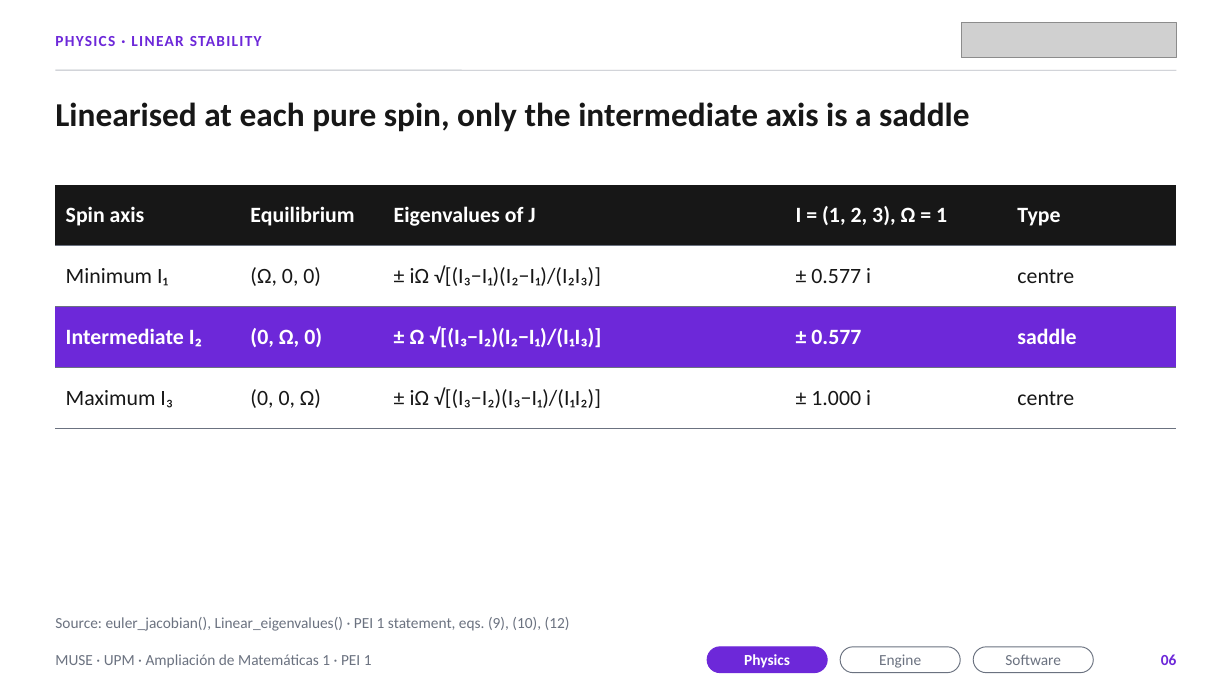
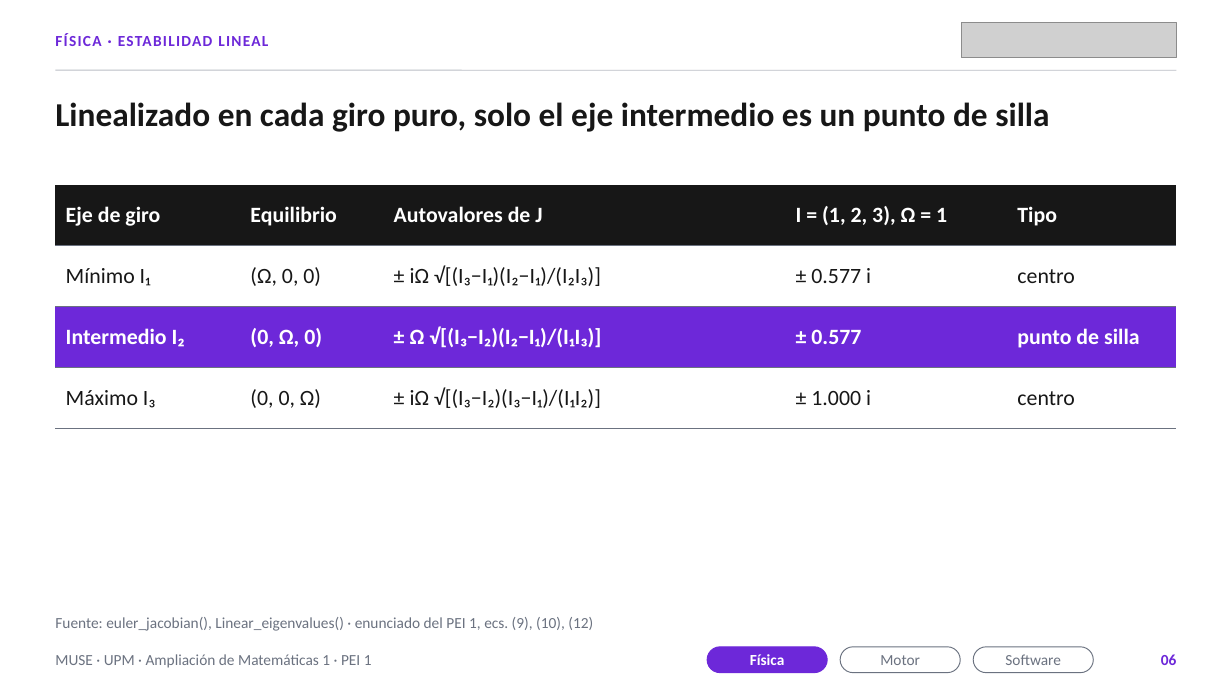
Before and after one commit to MP-19-creator/Grupo3-AmpliacionMatematicas, a slide deck: slide 6 of presentacion/PEI1_final.pptx. Drawn at 1232x693 pixels with LibreOffice and Linux fonts; fonts in the diff are those of the drawing; grey boxes stand for pictures. Boxes give left, top, right and bottom in pixels: in the first picture for what was removed or moved away, otherwise in the second. Text is boxed around its words. In the diff, an @@ line names an element or a change of style, - is before the commit and + after.

```diff
--- a/presentacion/PEI1_final.pptx
+++ b/presentacion/PEI1_final.pptx
@@ text at <box>55,33,268,46</box>: text changed @@
-PHYSICS · LINEAR STABILITY
+FÍSICA · ESTABILIDAD LINEAL
@@ text at <box>55,102,1049,132</box>: text changed @@
-Linearised at each pure spin, only the intermediate axis is a saddle
+Linealizado en cada giro puro, solo el eje intermedio es un punto de silla
@@ table at <box>55,185,1177,429</box> @@
-row 1: Spin axis | Equilibrium | Eigenvalues of J | I = (1, 2, 3), Ω = 1 | Type
+row 1: Eje de giro | Equilibrio | Autovalores de J | I = (1, 2, 3), Ω = 1 | Tipo
-row 2, column 1: Minimum I₁
+row 2, column 1: Mínimo I₁
-row 2, column 5: centre
+row 2, column 5: centro
-row 3, column 1: Intermediate I₂
+row 3, column 1: Intermedio I₂
-row 3, column 5: saddle
+row 3, column 5: punto de silla
-row 4, column 1: Maximum I₃
+row 4, column 1: Máximo I₃
-row 4, column 5: centre
+row 4, column 5: centro
@@ borders changed @@
@@ text at <box>55,617,593,631</box>: text changed @@
-Source: euler_jacobian(), Linear_eigenvalues() · PEI 1 statement, eqs. (9), (10), (12)
+Fuente: euler_jacobian(), Linear_eigenvalues() · enunciado del PEI 1, ecs. (9), (10), (12)
@@ text in rounded rectangle at <box>750,654,785,665</box>: text changed @@
-Physics
+Física
@@ text in rounded rectangle at <box>880,655,920,665</box>: text changed @@
-Engine
+Motor
```
Also in this commit, not shown: 30 other slides changed, 10 other files.
